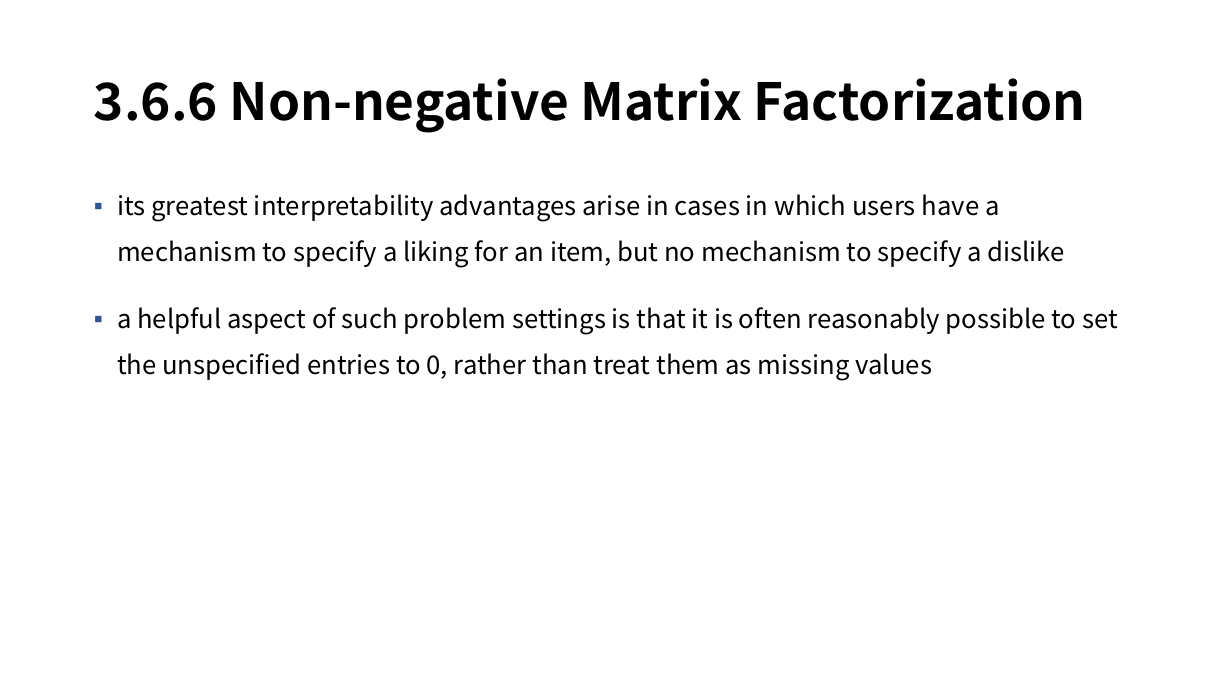
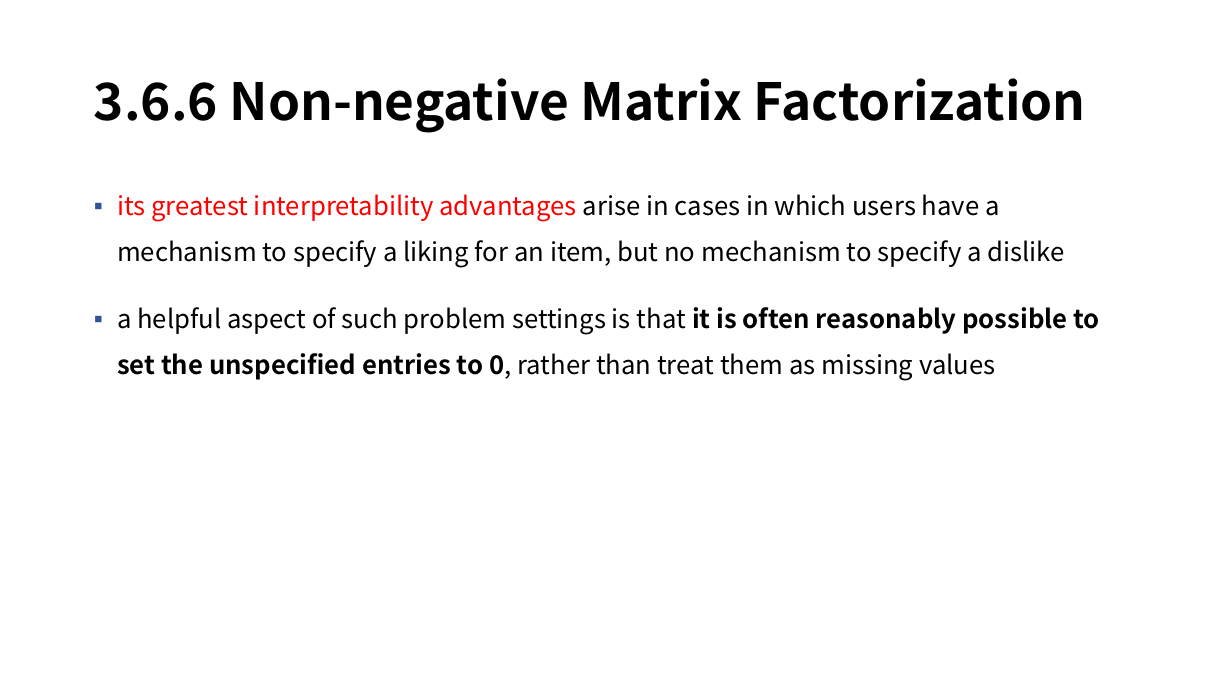
Before and after one commit to mmvv11/GraduateStudies, a slide deck: slide 18 of RecSysStudy/Recommender System ch.3.6.5~.pptx (slide 15 before the commit). Drawn at 1232x693 pixels with LibreOffice and Linux fonts; fonts in the diff are those of the drawing; background and template pictures are left out. Boxes give left, top, right and bottom in pixels: in the first picture for what was removed or moved away, otherwise in the second. Text is boxed around its words. In the diff, an @@ line names an element or a change of style, - is before the commit and + after.

```diff
--- a/RecSysStudy/Recommender System ch.3.6.5~.pptx
+++ b/RecSysStudy/Recommender System ch.3.6.5~.pptx
@@ text "its greatest interpretability advantages arise ..." at [117, 194, 1099, 381]: text colour #000000 to #FF0000 in "its greatest interpretability advantages"; bold on in "it is often reasonably possible to set ..." @@
```
Also in this commit, not shown: 1 other slide changed, 4 slides added, 1 slide removed.
